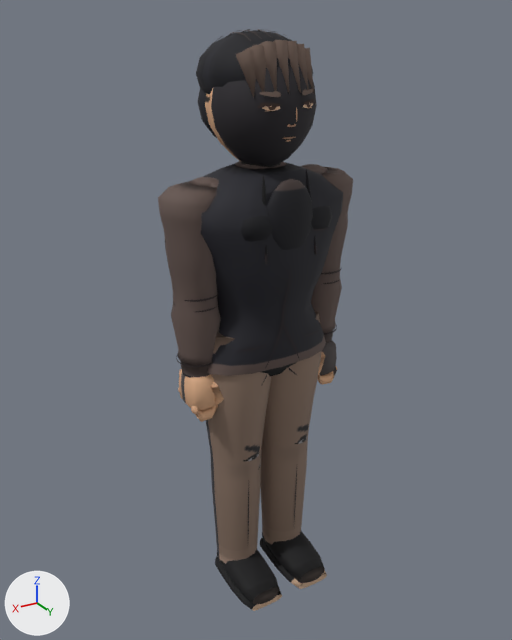
The glTF model assets/models/kimshin_p1_a.glb, before and after one commit.
One viewpoint serves both versions: a 50 mm camera at (1.145, 1.879, 1.936) aimed at (0.007, -0.017, 0.988). Arrows for +X, +Y and +Z are at lower left; the lights stay in place. The first picture is the older version. Vertices at exactly the same position are counted once.

The first picture shows 'Body'.
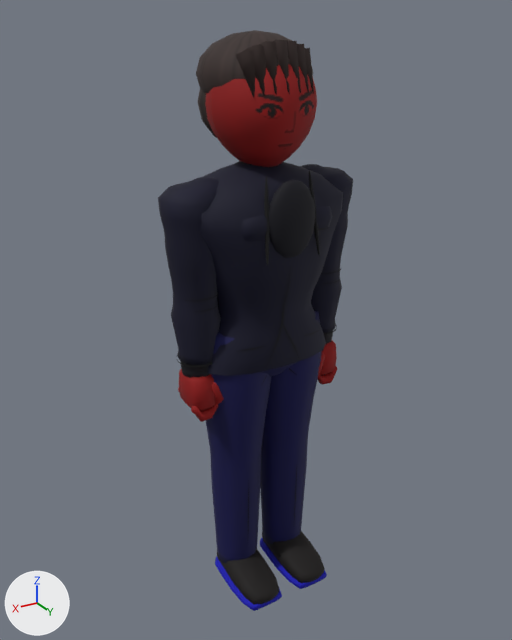
Location of each change, [x1, y1, x2, y2] in pixels of the pictures (512 x 640 px; the box of a moved part takes in the faces that stretch with it):
'Body', reshaped: before [158, 29, 353, 611]; after [158, 30, 353, 611]
part 1 of me_mesh_0, deleted: before [258, 89, 316, 139]
part 2 of me_mesh_0, moved or reshaped: before [205, 29, 317, 265]; after [205, 64, 320, 267]
part 3 of me_mesh_0, surface changed (darker): [158, 30, 353, 611] in both
part 4 of me_mesh_0, recoloured (darker): [158, 30, 353, 611] in both

The change, as a diff of the scene's bpy script:
```diff
--- a/assets/models/kimshin_p1_a.glb.py
+++ b/assets/models/kimshin_p1_a.glb.py
@@ me_mesh_0 @@
 # used by ob_body; location = (0.0, 0.0, 0.0)
-me_mesh_0.from_pydata(...)  # 4586 vertices, 8166 faces; spans x -0.34..0.34, y -0.2..0.23, z -0.03..1.9
+me_mesh_0.from_pydata(...)  # 3760 vertices, 6910 faces; spans x -0.34..0.34, y -0.2..0.23, z -0.03..1.9
+# me_mesh_0 part 1: 19 loose pieces with 817 vertices, spanning x -0.1..0.1, y 0.14..0.17, z 1.61..1.74, are deleted
+# me_mesh_0 part 2: 146 vertices moved within x -0.12..0.12, y -0.13..0.19, z 1.25..1.73; 415 vertices removed from x -0.16..0.16, y -0.19..0.19, z 1.26..1.9; 406 vertices added at x -0.16..0.17, y -0.16..0.21, z 1.26..1.87
+# me_mesh_0 part 3: 5803 kept faces spanning x -0.34..0.34, y -0.2..0.23, z -0.03..1.9 get new texture (UV) coordinates
+# me_mesh_0 part 4: 5916 kept faces spanning x -0.34..0.34, y -0.2..0.23, z -0.03..1.9 get new vertex colours
+# other edits to the shape of me_mesh_0 do not show in these pictures
 me_mesh_0.materials.append(mat_material_0)
```
